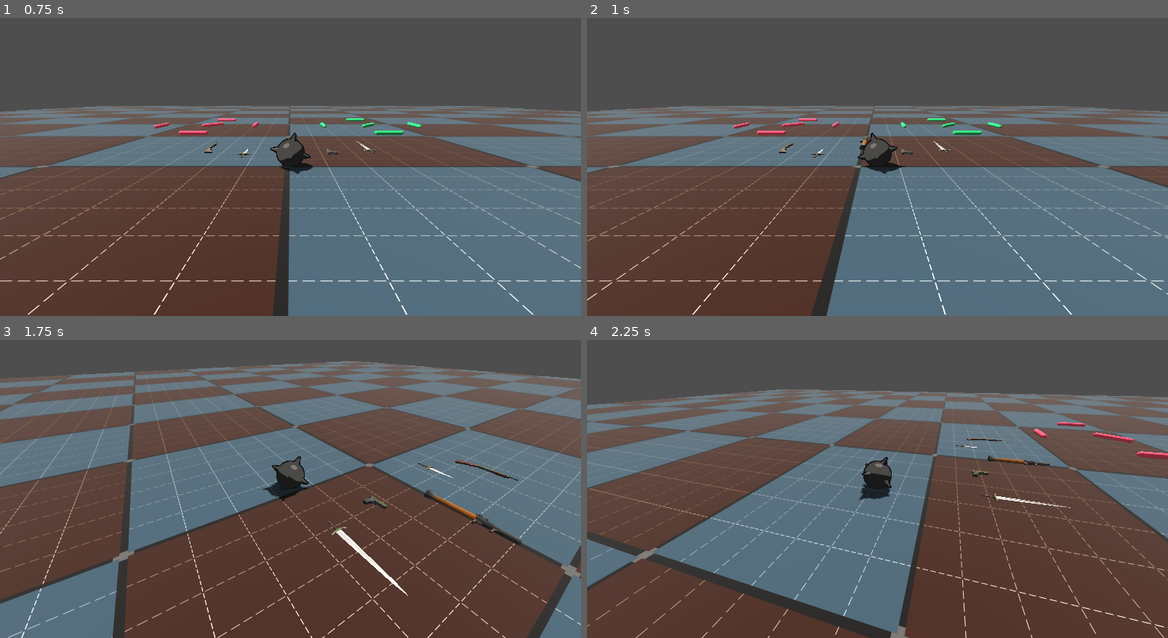
Above: before the commit, frames 1-4 (two rows, left to right).
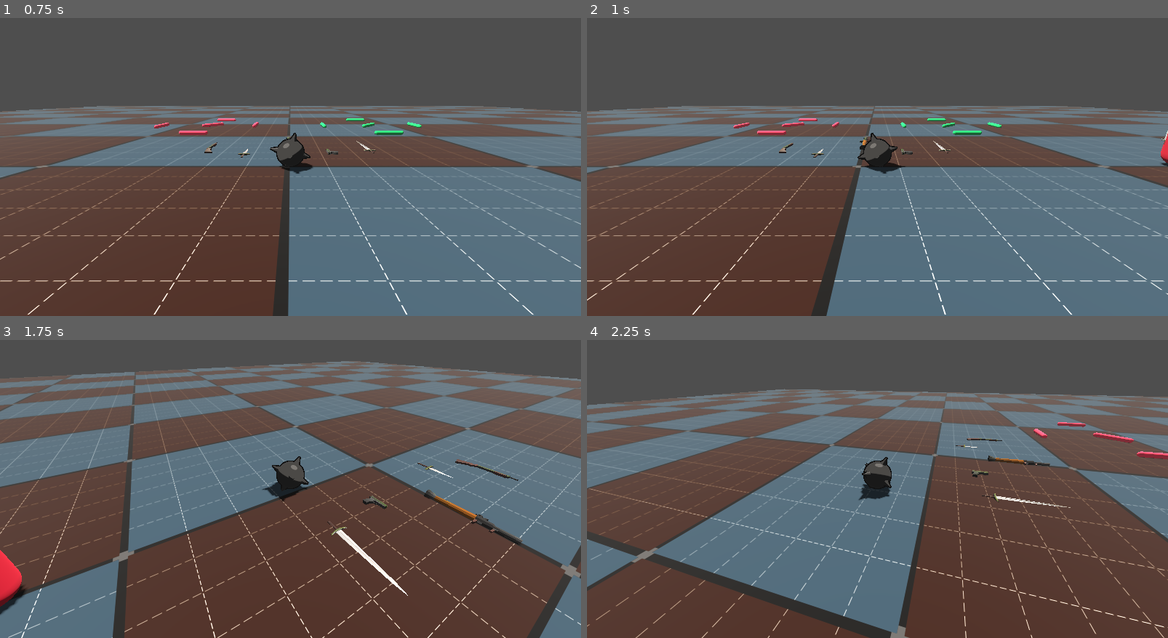
Above: after the commit, the same moments.

Repository: erikringwalters/pirate-jam-16-prototype
Game: Godot game, scene res://scenes/main.tscn
The game is run twice, just before and just after one commit, with the same random seed, the same clock (stepped at 60 frames per second) and the same inputs.
Inputs (mouse positions are in pixels of both pictures, inside the frame that each line leads up to):
- Up to frame 1 (0.75 s): move the mouse to (418, 137) at 0.52 s; press the mouse at (418, 137) at 0.53 s; hold D (move_right) from 0.53 s (still down)
- Up to frame 2 (1 s): keep holding D (move_right)
- Up to frame 3 (1.75 s): move the mouse to (261, 477) at 1.27 s; release D (move_right) at 1.28 s; release the mouse at (261, 477) at 1.28 s; hold W (move_up) from 1.28 s (still down); tap Space (manual_shoot) at 1.35 s
- Up to frame 4 (2.25 s): keep holding W (move_up); move the mouse to (889, 468) at 2.02 s; press the mouse at (889, 468) at 2.03 s

Frame 1 is identical in both runs. In frame 2, 0.1% of the frame differs, in the area x 98-100%, y 37-50%; in frame 3, 0.6%, in the area x 0-5%, y 70-93%; in frame 4, nothing differs.

Commit message:
simple enemy movement

Diff:
--- a/scripts/enemy.gd
+++ b/scripts/enemy.gd
@@ -1,4 +1,7 @@
 extends RigidBody3D
+
+@export var move_speed = 1.0
+@export var acceleration := 50.0
 
 @onready var _weapon_marker = %WeaponMarker
 
@@ -7,5 +10,16 @@
 	add_child(weapon)
 	weapon.global_transform.origin = _weapon_marker.global_transform.origin
 
-func _physics_process(_delta: float) -> void:
+func _physics_process(delta: float) -> void:
 	look_at(get_parent().get_node("Player").global_transform.origin)
+	var forward := global_basis.z
+	print(forward)
+	var move_direction := forward
+	move_direction.y = 0.0
+	move_direction = -move_direction.normalized() * move_direction.length()
+
+	var vel = linear_velocity.move_toward(move_direction * move_speed, acceleration * delta)
+
+	linear_velocity.x = clamp(vel.x, -move_speed, move_speed)
+	linear_velocity.y = 0.0
+	linear_velocity.z = clamp(vel.z, -move_speed, move_speed)
